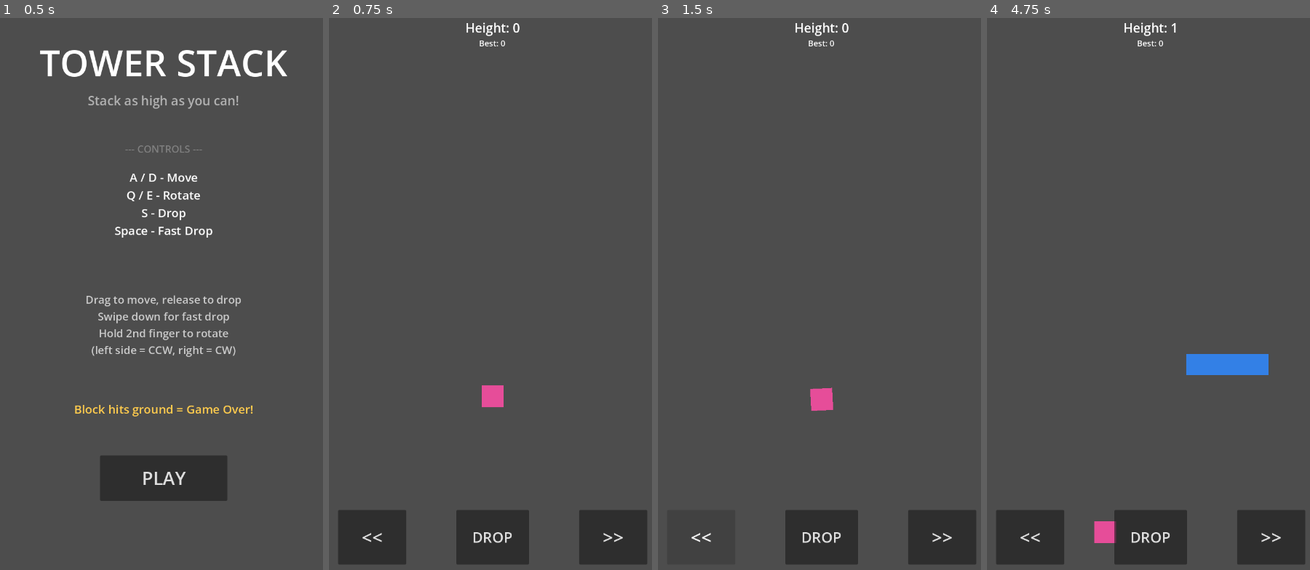
Above: before the commit, frames 1-4 (left to right).
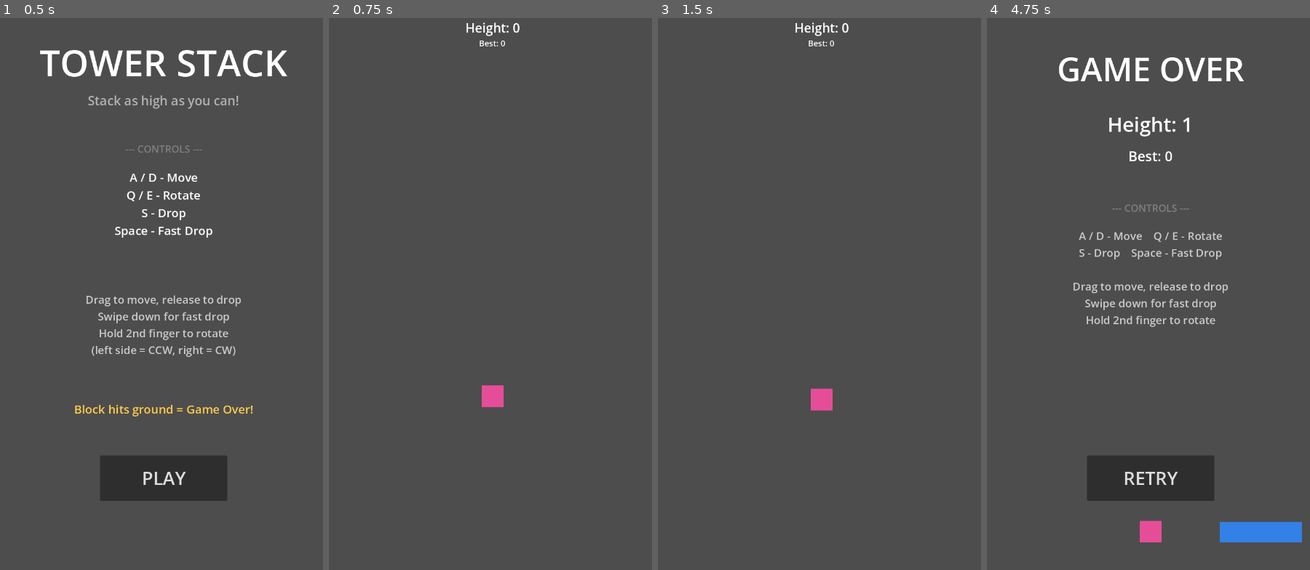
Above: after the commit, the same moments.

Repository: CuriousCrow123/TowerGame
Game: Godot game, scene res://main/main.tscn
The game is run twice, just before and just after one commit, with the same random seed, the same clock (stepped at 60 frames per second) and the same inputs.
Inputs (mouse positions are in pixels of both pictures, inside the frame that each line leads up to):
- Up to frame 1 (0.5 s): no input
- Up to frame 2 (0.75 s): click "PLAY" at 0.5 s
- Up to frame 3 (1.5 s): click (699, 536) at 1.25 s, where only the run before the commit has a clickable "<<"
- Up to frame 4 (4.75 s): click (1271, 536) at 2 s, where only the run before the commit has a clickable ">>"; click (1151, 536) at 2.75 s, where only the run before the commit has a clickable "DROP"; tap Enter at 3.5 s; move the mouse to (1222, 271) at 3.52 s; hold Right 3.53-4.25 s; hold Shift 3.53-4.25 s; click (1222, 271) at 3.67 s; tap Space at 3.77 s; drag from (1083, 332) to (1135, 415) at 4.27 s

Frame 1 is identical in both runs. In frame 2, 6.2% of the frame differs, in the area x 2-99%, y 89-99%; in frame 3, 4.2%; in frame 4, 14%, in the area x 2-99%, y 0-99%.

Commit message:
fix: detect mobile via user agent instead of touchscreen API
Use JavaScriptBridge to check navigator.userAgent for mobile keywords
on web. Laptops with touchscreens no longer show on-screen buttons.

Co-Authored-By: Claude Opus 4.6 (1M context) <noreply@anthropic.com>

Diff:
--- a/features/ui/scripts/hud.gd
+++ b/features/ui/scripts/hud.gd
@@ -31,10 +31,10 @@
 	_rotate_cw.button_up.connect(func() -> void: rotate_cw_released.emit())
 	_fast_drop.pressed.connect(func() -> void: fast_drop_pressed.emit())
 
-	var is_touch: bool = DisplayServer.is_touchscreen_available()
-	_rotate_ccw.visible = is_touch
-	_rotate_cw.visible = is_touch
-	_fast_drop.visible = is_touch
+	var is_mobile: bool = _detect_mobile()
+	_rotate_ccw.visible = is_mobile
+	_rotate_cw.visible = is_mobile
+	_fast_drop.visible = is_mobile
 
 	Events.score_changed.connect(_on_score_changed)
 	Events.high_score_beaten.connect(_on_high_score_beaten)
@@ -54,6 +54,13 @@
 	_high_score_label.text = "Best: " + str(GameState.high_score)
 
 
+func _detect_mobile() -> bool:
+	if OS.get_name() == "Web":
+		var js_code: String = "(/Android|iPhone|iPad|iPod|Mobile/i).test(navigator.userAgent)"
+		return JavaScriptBridge.eval(js_code) as bool
+	return OS.get_name() == "Android" or OS.get_name() == "iOS"
+
+
 func show_hud() -> void:
 	visible = true
 
